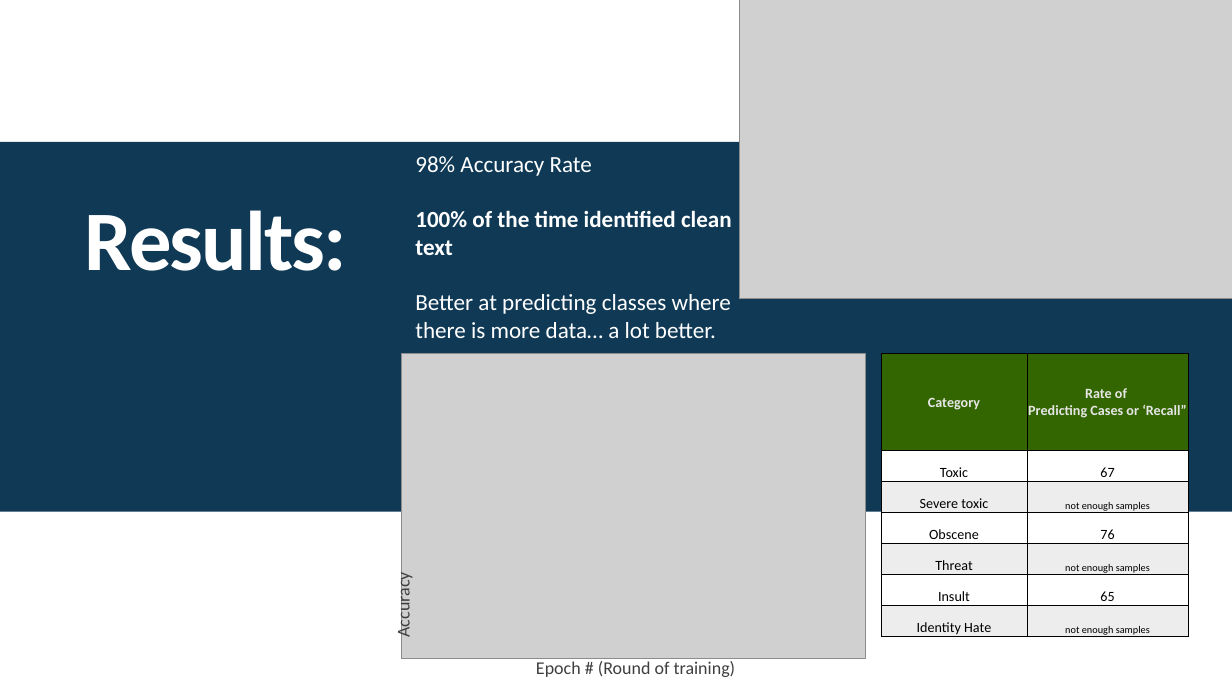
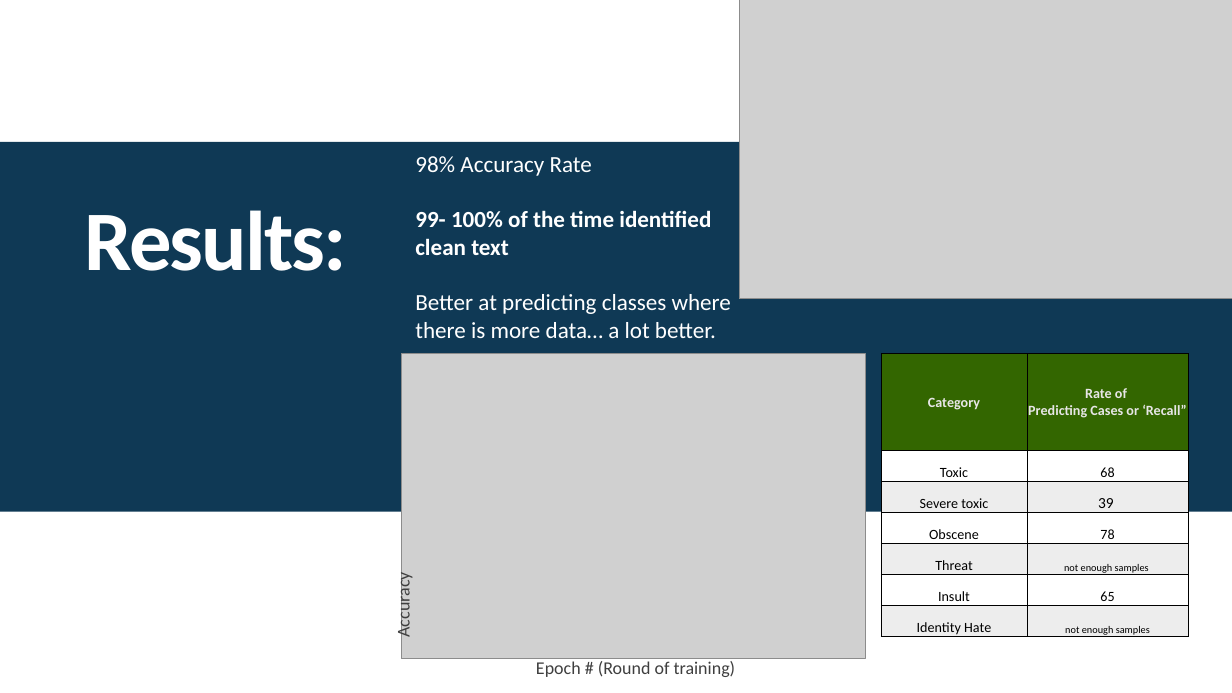
Before and after one commit to andiosika/NLP-to-identify-toxic-or-abusive-language-for-online-conversation-using-Keras-Deep-Learning-Models, a slide deck: slide 8 of NonToxic_Communication.pptx (slide 7 before the commit). Drawn at 1232x693 pixels with LibreOffice and Linux fonts; fonts in the diff are those of the drawing; grey boxes stand for pictures. Boxes give left, top, right and bottom in pixels: in the first picture for what was removed or moved away, otherwise in the second. Text is boxed around its words. In the diff, an @@ line names an element or a change of style, - is before the commit and + after.

```diff
--- a/NonToxic_Communication.pptx
+++ b/NonToxic_Communication.pptx
@@ text at (415,210,711,255): text changed @@
-100% of the time identified clean
-text
+99- 100% of the time identified
+clean text
@@ table at (882,354,1189,641) @@
-row 2, column 2: 67
+row 2, column 2: 68
-row 3, column 2: not enough samples
+row 3, column 2: 39
-row 4, column 2: 76
+row 4, column 2: 78
```
Also in this commit, not shown: 3 other slides changed, 3 slides added, 4 other files.
